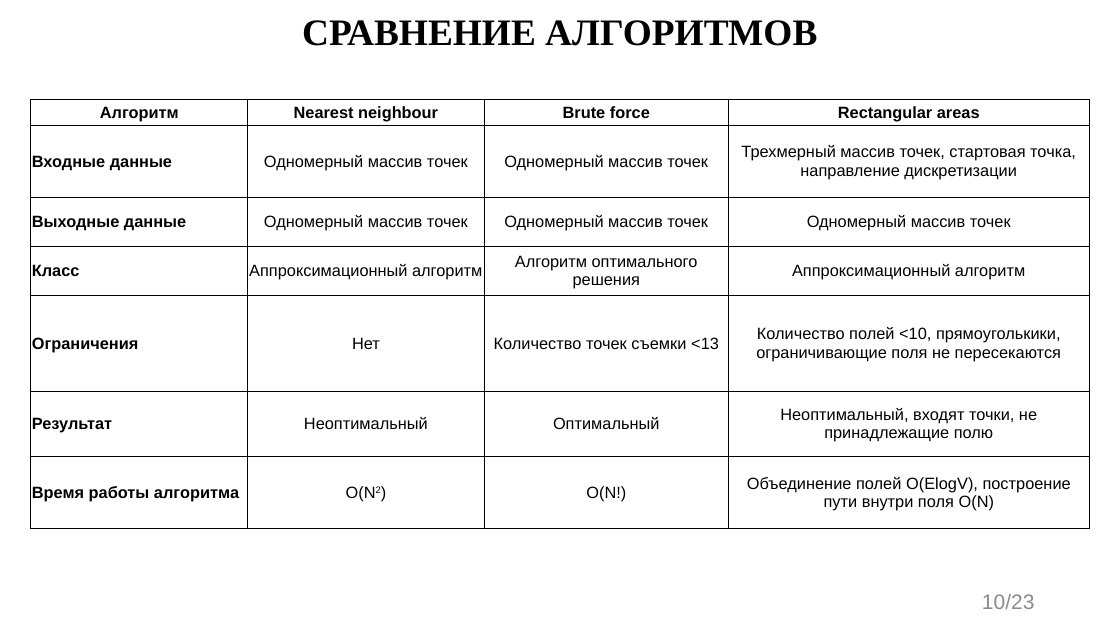
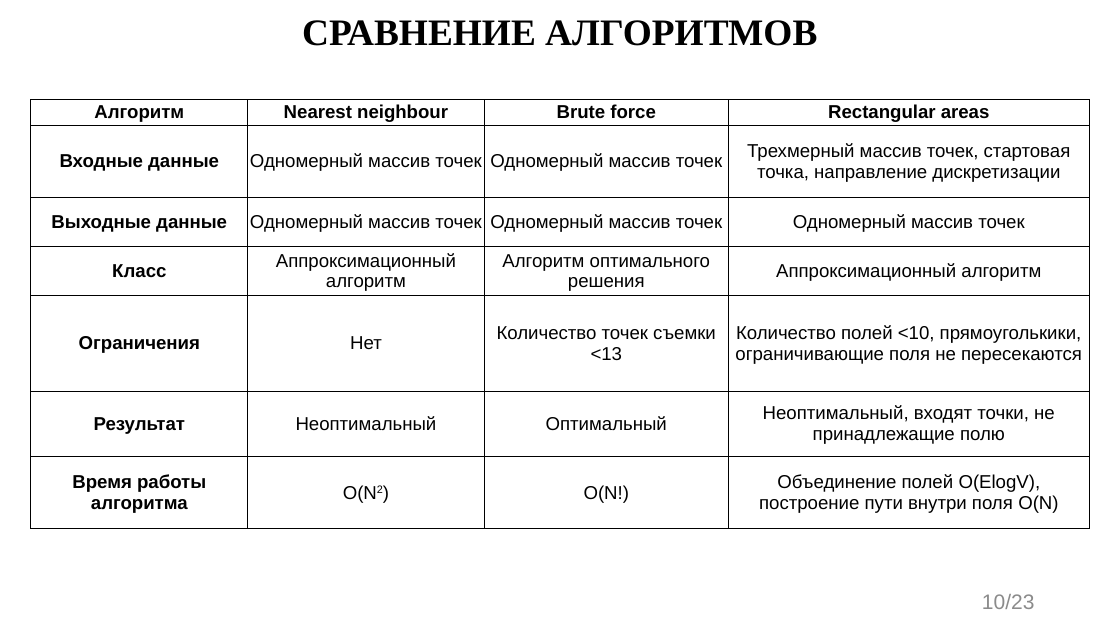
Before and after one commit to evgenkot/uav-route-calculation, a slide deck: slide 10 of doc/GQW/Raschupkin_EV_UAV_Route_Planning.pptx. Drawn at 1120x630 pixels with LibreOffice and Linux fonts; fonts in the diff are those of the drawing. Boxes give left, top, right and bottom in pixels: in the first picture for what was removed or moved away, otherwise in the second. Text is boxed around its words. In the diff, an @@ line names an element or a change of style, - is before the commit and + after.

```diff
--- a/doc/GQW/Raschupkin_EV_UAV_Route_Planning.pptx
+++ b/doc/GQW/Raschupkin_EV_UAV_Route_Planning.pptx
@@ table at (31, 100, 1090, 529) @@
@@ size 14 to 16 pt @@
@@ alignment left to centre @@
```
Also in this commit, not shown: 1 other slide changed.
